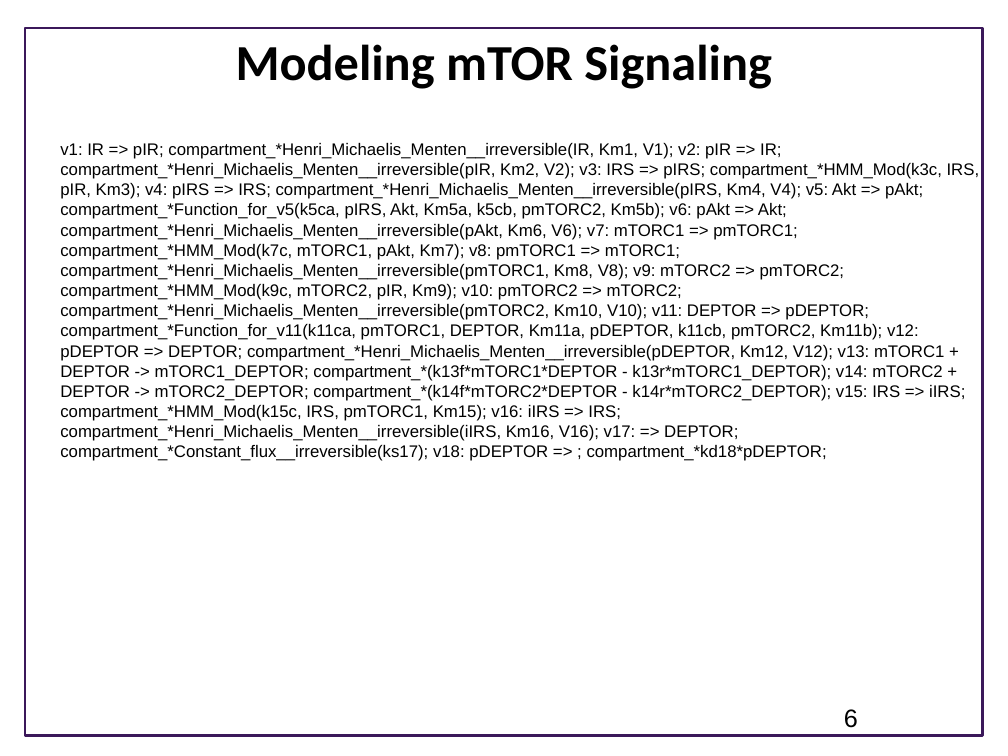
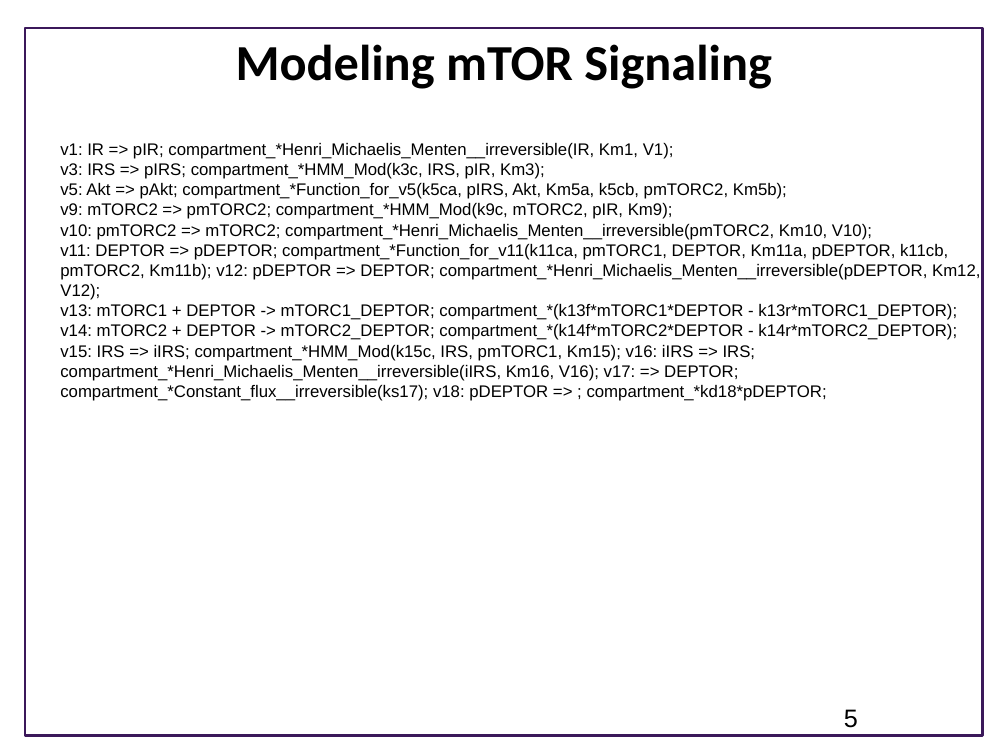
Before and after one commit to ModelEngineering/controlSBML, a slide deck: slide 5 of lectures/Lecture_2-Modeling-Reaction-Networks/Modeling-Reaction-Networks.pptx (slide 6 before the commit). Drawn at 1008x756 pixels with LibreOffice and Linux fonts; fonts in the diff are those of the drawing; background and template pictures are left out. Boxes give left, top, right and bottom in pixels: in the first picture for what was removed or moved away, otherwise in the second. Text is boxed around its words. In the diff, an @@ line names an element or a change of style, - is before the commit and + after.

Commit message:
Updated lecture 2

```diff
--- a/lectures/Lecture_2-Modeling-Reaction-Networks/Modeling-Reaction-Networks.pptx
+++ b/lectures/Lecture_2-Modeling-Reaction-Networks/Modeling-Reaction-Networks.pptx
@@ text at (60,143,980,401): text changed @@
-v1: IR => pIR; compartment_*Henri_Michaelis_Menten__irreversible(IR, Km1, V1); v2: pIR => IR; compartment_*Henri_Michaelis_Menten__irreversible(pIR, Km2, V2); v3: IRS => pIRS; compartment_*HMM_Mod(k3c, IRS, pIR, Km3); v4: pIRS => IRS; compartment_*Henri_Michaelis_Menten__irreversible(pIRS, Km4, V4); v5: Akt => pAkt; compartment_*Function_for_v5(k5ca, pIRS, Akt, Km5a, k5cb, pmTORC2, Km5b); v6: pAkt => Akt; compartment_*Henri_Michaelis_Menten__irreversible(pAkt, Km6, V6); v7: mTORC1 => pmTORC1; compartment_*HMM_Mod(k7c, mTORC1, pAkt, Km7); v8: pmTORC1 => mTORC1; compartment_*Henri_Michaelis_Menten__irreversible(pmTORC1, Km8, V8); v9: mTORC2 => pmTORC2; compartment_*HMM_Mod(k9c, mTORC2, pIR, Km9); v10: pmTORC2 => mTORC2; compartment_*Henri_Michaelis_Menten__irreversible(pmTORC2, Km10, V10); v11: DEPTOR => pDEPTOR; compartment_*Function_for_v11(k11ca, pmTORC1, DEPTOR, Km11a, pDEPTOR, k11cb, pmTORC2, Km11b); v12: pDEPTOR => DEPTOR; compartment_*Henri_Michaelis_Menten__irreversible(pDEPTOR, Km12, V12); v13: mTORC1 + DEPTOR -> mTORC1_DEPTOR; compartment_*(k13f*mTORC1*DEPTOR - k13r*mTORC1_DEPTOR); v14: mTORC2 + DEPTOR -> mTORC2_DEPTOR; compartment_*(k14f*mTORC2*DEPTOR - k14r*mTORC2_DEPTOR); v15: IRS => iIRS; compartment_*HMM_Mod(k15c, IRS, pmTORC1, Km15); v16: iIRS => IRS; compartment_*Henri_Michaelis_Menten__irreversible(iIRS, Km16, V16); v17: => DEPTOR; compartment_*Constant_flux__irreversible(ks17); v18: pDEPTOR => ; compartment_*kd18*pDEPTOR;
+v1: IR => pIR; compartment_*Henri_Michaelis_Menten__irreversible(IR, Km1, V1);
+v3: IRS => pIRS; compartment_*HMM_Mod(k3c, IRS, pIR, Km3);
+v5: Akt => pAkt; compartment_*Function_for_v5(k5ca, pIRS, Akt, Km5a, k5cb, pmTORC2, Km5b);
+v9: mTORC2 => pmTORC2; compartment_*HMM_Mod(k9c, mTORC2, pIR, Km9);
+v10: pmTORC2 => mTORC2; compartment_*Henri_Michaelis_Menten__irreversible(pmTORC2, Km10, V10);
+v11: DEPTOR => pDEPTOR; compartment_*Function_for_v11(k11ca, pmTORC1, DEPTOR, Km11a, pDEPTOR, k11cb, pmTORC2, Km11b); v12: pDEPTOR => DEPTOR; compartment_*Henri_Michaelis_Menten__irreversible(pDEPTOR, Km12, V12);
+v13: mTORC1 + DEPTOR -> mTORC1_DEPTOR; compartment_*(k13f*mTORC1*DEPTOR - k13r*mTORC1_DEPTOR); v14: mTORC2 + DEPTOR -> mTORC2_DEPTOR; compartment_*(k14f*mTORC2*DEPTOR - k14r*mTORC2_DEPTOR); v15: IRS => iIRS; compartment_*HMM_Mod(k15c, IRS, pmTORC1, Km15); v16: iIRS => IRS; compartment_*Henri_Michaelis_Menten__irreversible(iIRS, Km16, V16); v17: => DEPTOR; compartment_*Constant_flux__irreversible(ks17); v18: pDEPTOR => ; compartment_*kd18*pDEPTOR;
@@ page number at (844,709,858,728): text changed @@
-6
+5
```
Also in this commit, not shown: 2 slides added, 1 slide removed.
